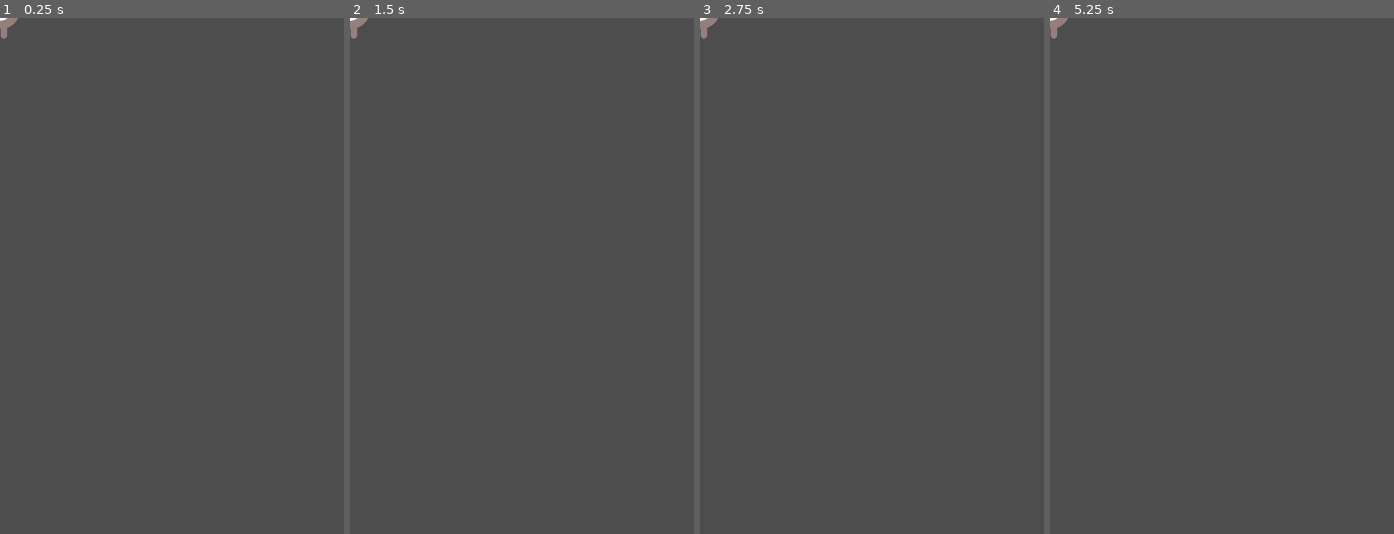
Above: before the commit, frames 1-4 (left to right).
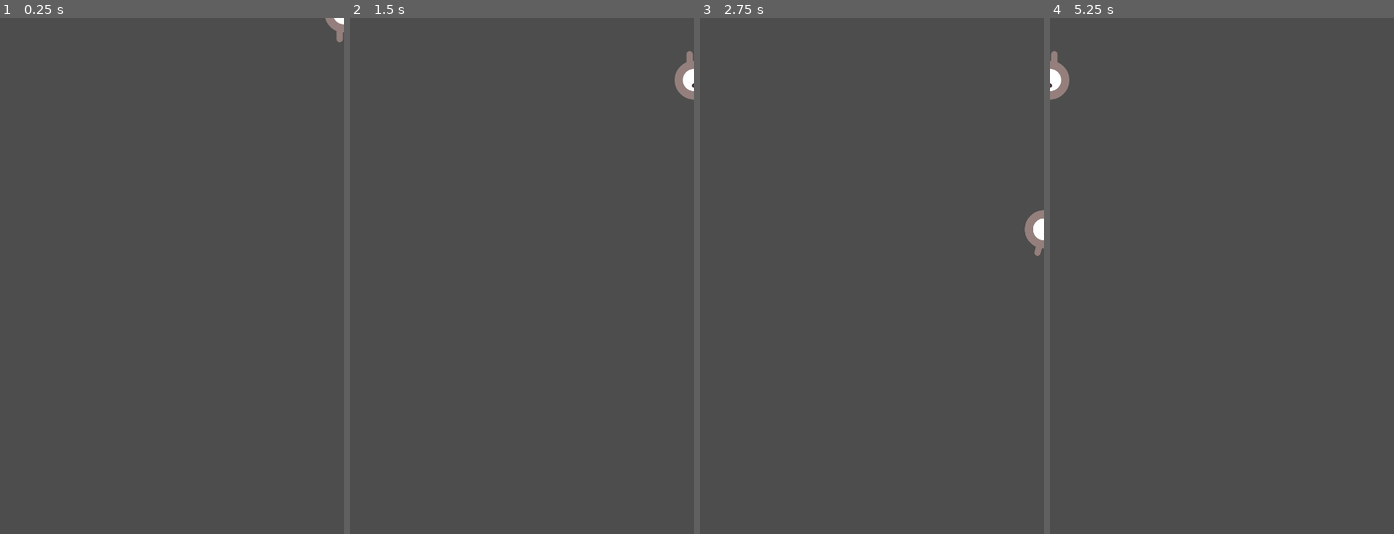
Above: after the commit, the same moments.

Repository: fernandoNic/entregas-ipv-Mu-ozFernando
Game: Godot game, scene res://player.tscn
The game is run twice, just before and just after one commit, with the same random seed, the same clock (stepped at 60 frames per second) and the same inputs. Before the commit the project has no main scene; this scene is started directly in both runs.
Inputs:
- Up to frame 1 (0.25 s): no input
- Up to frame 2 (1.5 s): tap Enter at 0.5 s; hold D (move_right, bound only after the commit) 0.53-1.28 s; tap Space at 1.25 s; hold S (move_down, bound only after the commit) from 1.28 s (still down)
- Up to frame 3 (2.75 s): release S (move_down, bound only after the commit) at 2.03 s; hold D (move_right, bound only after the commit) from 2.03 s (still down)
- Up to frame 4 (5.25 s): release D (move_right, bound only after the commit) at 2.78 s; hold W (move_up, bound only after the commit) 2.78-3.53 s; hold A (move_left, bound only after the commit) 3.53-5.03 s; tap Enter at 5 s; hold S (move_down, bound only after the commit) from 5.03 s (still down)

The runs differ from the first frame. In frame 1, 0.3% of the frame differs, in the area x 0-100%, y 0-5%; in frame 2, 0.5%, in the area x 0-100%, y 0-16%; in frame 3, 0.5%; in frame 4, 0.5%.

Commit message:
Coding the player

Diff:
--- /dev/null
+++ b/entrega-0-muñoz-fernando/player.gd
@@ -0,0 +1,54 @@
+extends Area2D
+
+signal hit
+
+@export var speed = 400 # How fast the player will move (pixels/sec).
+var screen_size # Size of the game window.
+
+# Called when the node enters the scene tree for the first time.
+func _ready():
+	screen_size = get_viewport_rect().size
+	hide()
+	start(Vector2(1000,0))
+
+
+# Called every frame. 'delta' is the elapsed time since the previous frame.
+func _process(delta):
+	var velocity = Vector2.ZERO # The player's movement vector.
+	if Input.is_action_pressed("move_right"):
+		velocity.x += 1
+	if Input.is_action_pressed("move_left"):
+		velocity.x -= 1
+	if Input.is_action_pressed("move_down"):
+		velocity.y += 1
+	if Input.is_action_pressed("move_up"):
+		velocity.y -= 1
+
+	if velocity.length() > 0:
+		velocity = velocity.normalized() * speed
+		$AnimatedSprite2D.play()
+	else:
+		$AnimatedSprite2D.stop()
+
+	if velocity.x != 0:
+		$AnimatedSprite2D.animation = "walk"
+		$AnimatedSprite2D.flip_v = false
+		# See the note below about the following boolean assignment.
+		$AnimatedSprite2D.flip_h = velocity.x < 0
+	elif velocity.y != 0:
+		$AnimatedSprite2D.animation = "up"
+		$AnimatedSprite2D.flip_v = velocity.y > 0
+
+	position += velocity * delta
+	position = position.clamp(Vector2.ZERO, screen_size)
+
+func start(pos):
+	position = pos
+	show()
+	$CollisionShape2D.disabled = false
+
+func _on_body_entered(_body):
+	hide() # Player disappears after being hit.
+	hit.emit()
+	# Must be deferred as we can't change physics properties on a physics callback.
+	$CollisionShape2D.set_deferred("disabled", true)
--- a/entrega-0-muñoz-fernando/player.tscn
+++ b/entrega-0-muñoz-fernando/player.tscn
@@ -1,5 +1,6 @@
-[gd_scene load_steps=7 format=3 uid="uid://daj62l2u5kch4"]
+[gd_scene load_steps=8 format=3 uid="uid://daj62l2u5kch4"]
 
+[ext_resource type="Script" path="res://player.gd" id="1_f34ch"]
 [ext_resource type="Texture2D" uid="uid://bli7b4jng70nq" path="res://art/playerGrey_up1.png" id="1_fgn4b"]
 [ext_resource type="Texture2D" uid="uid://fqorbcti5sq8" path="res://art/playerGrey_up2.png" id="2_5rduf"]
 [ext_resource type="Texture2D" uid="uid://dhtqo3iyks6wg" path="res://art/playerGrey_walk1.png" id="3_0nt2t"]
@@ -36,6 +37,7 @@
 
 [node name="Player" type="Area2D"]
 position = Vector2(1, -5)
+script = ExtResource("1_f34ch")
 metadata/_edit_group_ = true
 
 [node name="AnimatedSprite2D" type="AnimatedSprite2D" parent="."]
@@ -46,3 +48,5 @@
 [node name="CollisionShape2D" type="CollisionShape2D" parent="."]
 position = Vector2(0, -1)
 shape = SubResource("CapsuleShape2D_qrcf6")
+
+[connection signal="body_entered" from="." to="." method="_on_body_entered"]
--- a/entrega-0-muñoz-fernando/project.godot
+++ b/entrega-0-muñoz-fernando/project.godot
@@ -11,6 +11,7 @@
 [application]
 
 config/name="entrega-0-muñoz-fernando"
+run/main_scene="res://player.tscn"
 config/features=PackedStringArray("4.2", "GL Compatibility")
 config/icon="res://icon.svg"
 
@@ -24,6 +25,33 @@
 
 project/assembly_name="entrega-0-muñoz-fernando"
 
+[input]
+
+move_right={
+"deadzone": 0.5,
+"events": [Object(InputEventKey,"resource_local_to_scene":false,"resource_name":"","device":-1,"window_id":0,"alt_pressed":false,"shift_pressed":false,"ctrl_pressed":false,"meta_pressed":false,"pressed":false,"keycode":0,"physical_keycode":68,"key_label":0,"unicode":100,"echo":false,"script":null)
+, Object(InputEventKey,"resource_local_to_scene":false,"resource_name":"","device":-1,"window_id":0,"alt_pressed":false,"shift_pressed":false,"ctrl_pressed":false,"meta_pressed":false,"pressed":false,"keycode":0,"physical_keycode":4194321,"key_label":0,"unicode":0,"echo":false,"script":null)
+]
+}
+move_left={
+"deadzone": 0.5,
+"events": [Object(InputEventKey,"resource_local_to_scene":false,"resource_name":"","device":-1,"window_id":0,"alt_pressed":false,"shift_pressed":false,"ctrl_pressed":false,"meta_pressed":false,"pressed":false,"keycode":0,"physical_keycode":65,"key_label":0,"unicode":97,"echo":false,"script":null)
+, Object(InputEventKey,"resource_local_to_scene":false,"resource_name":"","device":-1,"window_id":0,"alt_pressed":false,"shift_pressed":false,"ctrl_pressed":false,"meta_pressed":false,"pressed":false,"keycode":0,"physical_keycode":4194319,"key_label":0,"unicode":0,"echo":false,"script":null)
+]
+}
+move_up={
+"deadzone": 0.5,
+"events": [Object(InputEventKey,"resource_local_to_scene":false,"resource_name":"","device":-1,"window_id":0,"alt_pressed":false,"shift_pressed":false,"ctrl_pressed":false,"meta_pressed":false,"pressed":false,"keycode":0,"physical_keycode":87,"key_label":0,"unicode":119,"echo":false,"script":null)
+, Object(InputEventKey,"resource_local_to_scene":false,"resource_name":"","device":-1,"window_id":0,"alt_pressed":false,"shift_pressed":false,"ctrl_pressed":false,"meta_pressed":false,"pressed":false,"keycode":0,"physical_keycode":4194320,"key_label":0,"unicode":0,"echo":false,"script":null)
+]
+}
+move_down={
+"deadzone": 0.5,
+"events": [Object(InputEventKey,"resource_local_to_scene":false,"resource_name":"","device":-1,"window_id":0,"alt_pressed":false,"shift_pressed":false,"ctrl_pressed":false,"meta_pressed":false,"pressed":false,"keycode":0,"physical_keycode":83,"key_label":0,"unicode":115,"echo":false,"script":null)
+, Object(InputEventKey,"resource_local_to_scene":false,"resource_name":"","device":-1,"window_id":0,"alt_pressed":false,"shift_pressed":false,"ctrl_pressed":false,"meta_pressed":false,"pressed":false,"keycode":0,"physical_keycode":4194322,"key_label":0,"unicode":0,"echo":false,"script":null)
+]
+}
+
 [rendering]
 
 renderer/rendering_method="gl_compatibility"
